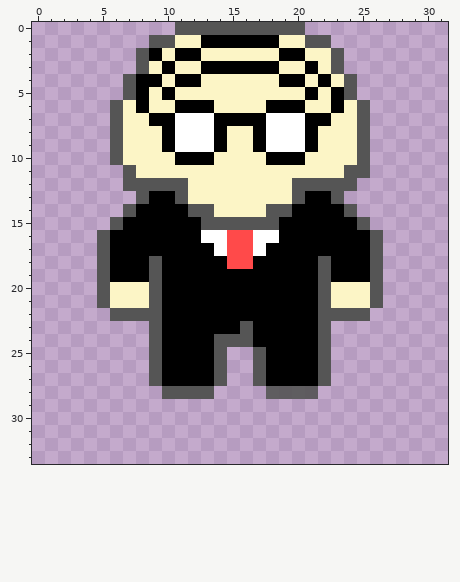
Edited in one commit: pixel-art sprite (res/player/playeridledown.png). Above is the file before it was changed.
The file is 32x34 pixels. Pixels under 10% opacity are left out. Colours within 5 levels of each other are drawn and written as one.
After:
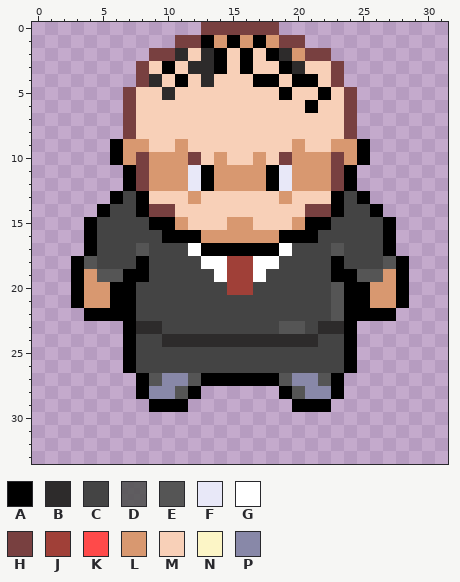
Palette (. is transparent): A #000000  B #2d2b2b  C #444444  D #555555e8  E #555555  F #e8e8f8  G #ffffff  H #784040  J #a04038  K #ff4a4a  L #d89870  M #f8d0b8  N #fcf5c6  P #8888a8
The edit:
Changed rows in their new state; - is an unchanged pixel.
first column x 3:
 0 --------..HHHHHH..--------
 1 ------..HH-L-L-LHH..------
 2 -----.HHBMBAMAMABLHH.-----
 3 -----HM-MBB-M-MMABMMH-----
 4 ----.HBM-MBMMMAAM-AMH.----
 5 ----HMMBMMMMMMMMAMMAMH----
 6 ---.HMMMMMMMMMMMMMAMMH.---
 7 ---.HMMMMMMMMMMMMMMMMH.---
 8 ---.HMMMMMMMMMMMMMMMMH.---
 9 ---ALLMMLMMMMMMMMLMMLLA---
10 ---ALHLLLHMLMMLMHLLLHLA---
11 ----AHLLLFALLLLAFLLLHA.---
12 ----AHLLLFALLLLAFLLLHA----
13 ---ACAMMMLMMMMMMLMMMACA---
14 --ACC-HHMMMMMMMMMMHH-CCA--
15 -ACCCC--LMMMLLMMML--CCCCA-
16 -ACCCCC---LLLLLL---CCCCCA-
17 -ACCCECCCG-AAAA-GCCCECCCA-
18 AECCC-CCCCGGJJGGCCCC-CCCEA
19 AL-E--CCCCCGJJGCCCCC--E-LA
20 ALLAACCCCCCCJJCCCCCCEAALLA
21 ALLAACCCCCCCCCCCCCCCEAALLA
22 -AAAACCCCCCCCCCCCCCC-AAAA-
23 ----ABBCCCCCCCCCEECBBA----
24 ----ACCBBBBBBBBBBBBCCA----
25 ----ACCCCCCCCCCCCCCCCA----
26 ----ACCCCCCCCCCCCCCCCA----
27 -----A-PPE-AAAA-EPP-A-----
28 -----APP-A.----.AEPPA-----
29 ------AAA--------AAA------
Changed places in both pictures, as pixel boxes (x1, y1, x2, y2):
changed: (71, 22, 409, 412)
